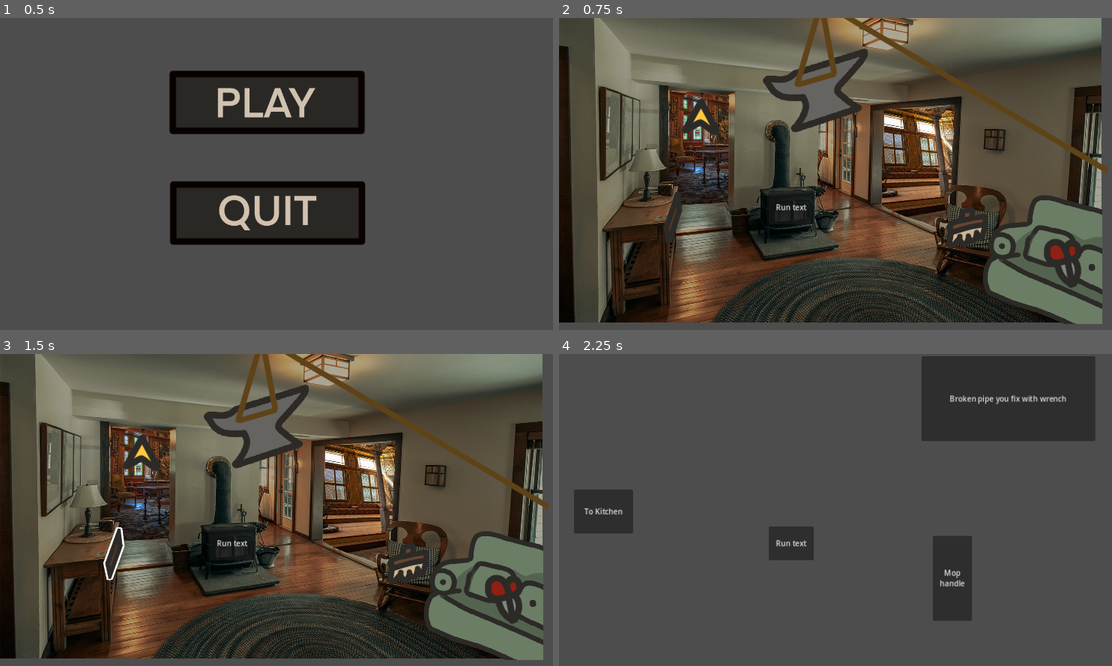
Above: before the commit, frames 1-4 (two rows, left to right).
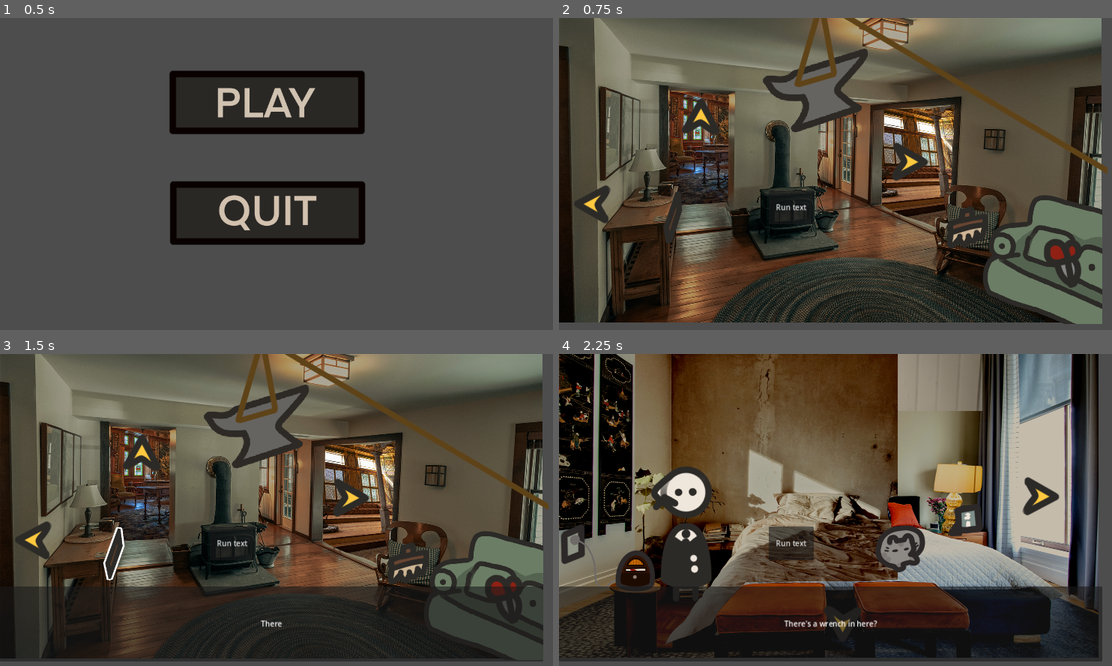
Above: after the commit, the same moments.

Repository: AstralSorcerer/Late-Start
Game: Godot game, scene res://Scenes/MainMenu.tscn
The game is run twice, just before and just after one commit, with the same random seed, the same clock (stepped at 60 frames per second) and the same inputs.
Inputs (mouse positions are in pixels of both pictures, inside the frame that each line leads up to):
- Up to frame 1 (0.5 s): no input
- Up to frame 2 (0.75 s): click (824, 102) at 0.5 s
- Up to frame 3 (1.5 s): click (116, 553) at 1.25 s
- Up to frame 4 (2.25 s): click (702, 453) at 2.02 s

Frame 1 is identical in both runs. In frame 2, 0.8% of the frame differs, in the area x 2-67%, y 39-66%; in frame 3, 11%; in frame 4, 92%, in the area x 0-99%, y 0-99%.

Commit message:
Revert "Revert broken scenes"
This reverts commit d03135707ad37bb49ea8b672a85f3fb848a8aba9.

Diff:
--- a/LateStart/Scenes/Bathroom.tscn
+++ b/LateStart/Scenes/Bathroom.tscn
@@ -1,32 +1,76 @@
-[gd_scene format=3 uid="uid://cr6gk5qf6le82"]
+[gd_scene load_steps=16 format=3 uid="uid://cr6gk5qf6le82"]
+
+[ext_resource type="Texture2D" uid="uid://bbjirsk36q6nc" path="res://Assets/Bathroom/BathroomBackground.png" id="1_0s6v6"]
+[ext_resource type="Texture2D" uid="uid://cy3er3lh0c7ir" path="res://Assets/UI/MoveArrow.png" id="2_bmgwa"]
+[ext_resource type="Texture2D" uid="uid://cnibvik1y41r8" path="res://Assets/UI/MoveArrowHover.png" id="3_3u0cf"]
+[ext_resource type="Script" path="res://Scripts/UI/movement_button.gd" id="4_apdvv"]
+[ext_resource type="PackedScene" uid="uid://b1js12d12q4f5" path="res://Scenes/LivingRoom.tscn" id="5_00vup"]
+[ext_resource type="Texture2D" uid="uid://dbndvfytnln1" path="res://Assets/Bathroom/LighterUnlit.png" id="6_bgrdp"]
+[ext_resource type="Texture2D" uid="uid://27hxlo4y1uls" path="res://Assets/Bathroom/LighterLit.png" id="7_6tp20"]
+[ext_resource type="Script" path="res://Scripts/UI/item_button.gd" id="8_iwvrq"]
+[ext_resource type="Texture2D" uid="uid://ihr4vq1xc5bd" path="res://Assets/Bathroom/PistolUnlit.png" id="9_v07qy"]
+[ext_resource type="Texture2D" uid="uid://sq1ur1wavl11" path="res://Assets/Bathroom/PistolLit.png" id="10_32igi"]
+[ext_resource type="Texture2D" uid="uid://dn3fq0a2dpqoj" path="res://Assets/Bathroom/ToiletBrokenUnlit.png" id="11_6hoth"]
+[ext_resource type="Texture2D" uid="uid://bj1e0t4iiv25" path="res://Assets/Bathroom/ToiletBrokenLit.png" id="12_avqdd"]
+[ext_resource type="Texture2D" uid="uid://s7wdi611er" path="res://Assets/Bathroom/ToiletFixed.png" id="13_ptcnb"]
+[ext_resource type="Texture2D" uid="uid://cbu6v46hesy33" path="res://Assets/Bathroom/WetFloorUnlit.png" id="14_ntrt2"]
+[ext_resource type="Texture2D" uid="uid://y36dgl6lv2es" path="res://Assets/Bathroom/WetFloorLit.png" id="15_8t415"]
 
 [node name="Bathroom" type="Node2D"]
 
-[node name="Water" type="Button" parent="."]
-offset_left = 389.0
-offset_top = 454.0
-offset_right = 659.0
-offset_bottom = 596.0
-text = "Wet floor that the player mops up"
+[node name="BathroomBackground" type="Sprite2D" parent="."]
+z_index = -100
+position = Vector2(572, 324)
+scale = Vector2(0.6, 0.61)
+texture = ExtResource("1_0s6v6")
 
-[node name="Toilet" type="Button" parent="."]
-offset_left = 99.0
-offset_top = 354.0
-offset_right = 267.0
-offset_bottom = 528.0
-text = "Toilet that player
-fixes with wrench"
+[node name="MovementButton" type="TextureButton" parent="."]
+offset_left = 417.0
+offset_top = 303.0
+offset_right = 506.0
+offset_bottom = 401.0
+rotation = 1.57353
+texture_normal = ExtResource("2_bmgwa")
+texture_hover = ExtResource("3_3u0cf")
+script = ExtResource("4_apdvv")
+target = ExtResource("5_00vup")
 
-[node name="Lighter" type="Button" parent="."]
-offset_left = 294.0
-offset_top = 195.0
-offset_right = 390.0
-offset_bottom = 241.0
-text = "Lighter"
+[node name="Lighter" type="TextureButton" parent="."]
+offset_left = 600.0
+offset_top = 63.0
+offset_right = 705.0
+offset_bottom = 162.0
+scale = Vector2(0.607348, 0.586611)
+texture_normal = ExtResource("6_bgrdp")
+texture_hover = ExtResource("7_6tp20")
+script = ExtResource("8_iwvrq")
 
-[node name="ToLivingRoom" type="Button" parent="."]
-offset_left = 981.0
-offset_top = 273.0
-offset_right = 1099.0
-offset_bottom = 371.0
-text = "To living room"
+[node name="Pistol" type="TextureButton" parent="."]
+z_index = 1
+offset_left = 1042.0
+offset_top = 510.0
+offset_right = 1230.0
+offset_bottom = 735.0
+scale = Vector2(0.555461, 0.522768)
+texture_normal = ExtResource("9_v07qy")
+texture_hover = ExtResource("10_32igi")
+script = ExtResource("8_iwvrq")
+
+[node name="Toilet" type="TextureButton" parent="."]
+offset_left = 857.0
+offset_top = 253.0
+offset_right = 1322.0
+offset_bottom = 901.0
+scale = Vector2(0.629762, 0.56649)
+texture_normal = ExtResource("11_6hoth")
+texture_hover = ExtResource("12_avqdd")
+texture_disabled = ExtResource("13_ptcnb")
+
+[node name="WetFloor" type="TextureButton" parent="."]
+offset_left = 346.0
+offset_top = 547.0
+offset_right = 855.0
+offset_bottom = 689.0
+scale = Vector2(0.895775, 0.702311)
+texture_normal = ExtResource("14_ntrt2")
+texture_hover = ExtResource("15_8t415")
--- a/LateStart/Scenes/DiningRoom.tscn
+++ b/LateStart/Scenes/DiningRoom.tscn
@@ -1,27 +1,69 @@
-[gd_scene format=3 uid="uid://dxupw2liu3sv"]
+[gd_scene load_steps=13 format=3 uid="uid://dxupw2liu3sv"]
+
+[ext_resource type="Texture2D" uid="uid://ysxlegansk6h" path="res://Assets/DiningRoom/DiningChair.png" id="1_nnt8d"]
+[ext_resource type="Texture2D" uid="uid://b4mgjvplivw2p" path="res://Assets/DiningRoom/DiningTable.png" id="2_fwchl"]
+[ext_resource type="Texture2D" uid="uid://byl67px7bmd5q" path="res://Assets/DiningRoom/DiningRoomBackground.png" id="3_fppjq"]
+[ext_resource type="Texture2D" uid="uid://dtr6r57o4414t" path="res://Assets/DiningRoom/MopHandleUnlit.png" id="4_4e1i7"]
+[ext_resource type="Texture2D" uid="uid://ccxgdw5q15rwu" path="res://Assets/DiningRoom/MopHandleLit.png" id="5_2j4yb"]
+[ext_resource type="Script" path="res://Scripts/UI/item_button.gd" id="6_fl30i"]
+[ext_resource type="Texture2D" uid="uid://bsdicg1fvxypg" path="res://Assets/DiningRoom/GasPipeUnlit.png" id="7_6ibhf"]
+[ext_resource type="Texture2D" uid="uid://ca83vdou8x556" path="res://Assets/DiningRoom/GasPipeLit.png" id="8_hvpen"]
+[ext_resource type="Texture2D" uid="uid://cy3er3lh0c7ir" path="res://Assets/UI/MoveArrow.png" id="9_v814t"]
+[ext_resource type="Texture2D" uid="uid://cnibvik1y41r8" path="res://Assets/UI/MoveArrowHover.png" id="10_bj74y"]
+[ext_resource type="Script" path="res://Scripts/UI/movement_button.gd" id="11_bxom5"]
+[ext_resource type="PackedScene" uid="uid://dax2a87cxrspf" path="res://Scenes/Kitchen.tscn" id="12_1udjs"]
 
 [node name="DiningRoom" type="Control"]
 layout_mode = 3
 anchors_preset = 0
 
-[node name="ToKitchen" type="Button" parent="."]
-offset_left = 32.0
-offset_top = 289.0
-offset_right = 158.0
-offset_bottom = 383.0
-text = "To Kitchen"
+[node name="DiningChair" type="Sprite2D" parent="."]
+position = Vector2(788, 450)
+texture = ExtResource("1_nnt8d")
 
-[node name="Pipe" type="Button" parent="."]
-offset_left = 774.0
-offset_top = 5.0
-offset_right = 1145.0
-offset_bottom = 186.0
-text = "Broken pipe you fix with wrench"
+[node name="DiningChair2" type="Sprite2D" parent="."]
+position = Vector2(509, 436)
+scale = Vector2(-1, 1)
+texture = ExtResource("1_nnt8d")
 
-[node name="MopHandle" type="Button" parent="."]
-offset_left = 798.0
-offset_top = 388.0
-offset_right = 882.0
-offset_bottom = 569.0
-text = "Mop
-handle"
+[node name="DiningTable" type="Sprite2D" parent="."]
+position = Vector2(662, 500)
+texture = ExtResource("2_fwchl")
+
+[node name="DiningRoomBackground" type="Sprite2D" parent="."]
+z_index = -100
+position = Vector2(574, 326)
+scale = Vector2(0.99, 0.84)
+texture = ExtResource("3_fppjq")
+
+[node name="MopHandle" type="TextureButton" parent="."]
+layout_mode = 0
+offset_left = 47.0
+offset_top = 200.0
+offset_right = 222.0
+offset_bottom = 693.0
+scale = Vector2(0.887714, 0.895946)
+texture_normal = ExtResource("4_4e1i7")
+texture_hover = ExtResource("5_2j4yb")
+script = ExtResource("6_fl30i")
+
+[node name="Pipe" type="TextureButton" parent="."]
+layout_mode = 0
+offset_left = 1017.0
+offset_top = 512.0
+offset_right = 1120.0
+offset_bottom = 606.0
+texture_normal = ExtResource("7_6ibhf")
+texture_hover = ExtResource("8_hvpen")
+
+[node name="ToKitchenButton" type="TextureButton" parent="."]
+layout_mode = 0
+offset_left = 583.0
+offset_top = 633.0
+offset_right = 672.0
+offset_bottom = 731.0
+rotation = -1.57668
+texture_normal = ExtResource("9_v814t")
+texture_hover = ExtResource("10_bj74y")
+script = ExtResource("11_bxom5")
+target = ExtResource("12_1udjs")
--- a/LateStart/Scenes/Kitchen.tscn
+++ b/LateStart/Scenes/Kitchen.tscn
@@ -16,6 +16,11 @@
 [ext_resource type="Texture2D" uid="uid://chx2kenbpef2g" path="res://Assets/Kitchen/FridgeLit.png" id="14_x5f6w"]
 [ext_resource type="Texture2D" uid="uid://dgc6n5lkt00dq" path="res://Assets/Kitchen/KnifeUnlit.png" id="15_2aqit"]
 [ext_resource type="Texture2D" uid="uid://bok3wkk4okp55" path="res://Assets/Kitchen/KnifeLit.png" id="16_cmtp6"]
+[ext_resource type="Texture2D" uid="uid://cy3er3lh0c7ir" path="res://Assets/UI/MoveArrow.png" id="17_mmyfm"]
+[ext_resource type="Texture2D" uid="uid://cnibvik1y41r8" path="res://Assets/UI/MoveArrowHover.png" id="18_bma46"]
+[ext_resource type="Script" path="res://Scripts/UI/movement_button.gd" id="19_8oryo"]
+[ext_resource type="PackedScene" uid="uid://b1js12d12q4f5" path="res://Scenes/LivingRoom.tscn" id="20_4vm47"]
+[ext_resource type="PackedScene" uid="uid://dxupw2liu3sv" path="res://Scenes/DiningRoom.tscn" id="21_us8nq"]
 
 [node name="Kitchen" type="Node2D"]
 
@@ -90,3 +95,24 @@
 scale = Vector2(0.903885, 0.546654)
 texture_normal = ExtResource("15_2aqit")
 texture_hover = ExtResource("16_cmtp6")
+
+[node name="ToLivingRoomButton" type="TextureButton" parent="."]
+offset_left = 11.0
+offset_top = 502.0
+offset_right = 100.0
+offset_bottom = 600.0
+texture_normal = ExtResource("17_mmyfm")
+texture_hover = ExtResource("18_bma46")
+script = ExtResource("19_8oryo")
+target = ExtResource("20_4vm47")
+
+[node name="ToDiningRoomButton" type="TextureButton" parent="."]
+offset_left = 1132.0
+offset_top = 606.0
+offset_right = 1221.0
+offset_bottom = 704.0
+rotation = 3.13901
+texture_normal = ExtResource("17_mmyfm")
+texture_hover = ExtResource("18_bma46")
+script = ExtResource("19_8oryo")
+target = ExtResource("21_us8nq")
--- a/LateStart/Scenes/LivingRoom.tscn
+++ b/LateStart/Scenes/LivingRoom.tscn
@@ -15,8 +15,11 @@
 [ext_resource type="Texture2D" uid="uid://d3t1t307xk3af" path="res://Assets/LivingRoom/BroomHeadLit.png" id="11_80wtj"]
 [ext_resource type="Texture2D" uid="uid://cj2r24bcbo3ik" path="res://Assets/LivingRoom/RopeUnlit.png" id="12_v1edo"]
 [ext_resource type="Texture2D" uid="uid://cflgyg7ltxt2s" path="res://Assets/LivingRoom/RopeLit.png" id="13_0o2g7"]
+[ext_resource type="Script" path="res://Scripts/Buttons.gd" id="14_li2f6"]
 [ext_resource type="PackedScene" uid="uid://1jlbtpksiknb" path="res://Scenes/movement_button.tscn" id="16_nnakw"]
-[ext_resource type="PackedScene" uid="uid://dxupw2liu3sv" path="res://Scenes/DiningRoom.tscn" id="17_lp0gd"]
+[ext_resource type="PackedScene" uid="uid://bcwsjbc68c5pr" path="res://Scenes/Bedroom.tscn" id="18_4703h"]
+[ext_resource type="PackedScene" uid="uid://cr6gk5qf6le82" path="res://Scenes/Bathroom.tscn" id="19_vlv3w"]
+[ext_resource type="PackedScene" uid="uid://dax2a87cxrspf" path="res://Scenes/Kitchen.tscn" id="20_qbc7j"]
 
 [node name="LivingRoom" type="Control"]
 layout_mode = 3
@@ -86,6 +89,7 @@
 scale = Vector2(0.88, 0.600002)
 texture_normal = ExtResource("8_aollx")
 texture_hover = ExtResource("9_1noxi")
+script = ExtResource("14_li2f6")
 
 [node name="BroomHead" type="TextureButton" parent="."]
 layout_mode = 0
@@ -99,13 +103,32 @@
 script = ExtResource("10_ja3bv")
 id = &"broom head"
 
-[node name="MovementButton" parent="." instance=ExtResource("16_nnakw")]
+[node name="ToBedroomButton" parent="." instance=ExtResource("16_nnakw")]
 layout_mode = 1
 offset_left = 352.0
 offset_top = 168.0
 offset_right = 441.0
 offset_bottom = 266.0
 rotation = 1.57079
-target = ExtResource("17_lp0gd")
+target = ExtResource("18_4703h")
+
+[node name="ToBathroomButton" parent="." instance=ExtResource("16_nnakw")]
+layout_mode = 1
+offset_left = 28.0
+offset_top = 348.0
+offset_right = 117.0
+offset_bottom = 446.0
+rotation = 0.00542462
+target = ExtResource("19_vlv3w")
+
+[node name="ToKitchenButton" parent="." instance=ExtResource("16_nnakw")]
+layout_mode = 1
+offset_left = 792.0
+offset_top = 356.0
+offset_right = 881.0
+offset_bottom = 454.0
+rotation = 3.14177
+target = ExtResource("20_qbc7j")
 
 [connection signal="pressed" from="Rope" to="Anvil" method="_on_rope_cut"]
+[connection signal="pressed" from="Drawer" to="Drawer" method="TopDrawer"]
Not shown: 1 places in LateStart/Scenes/Kitchen.tscn that only renumber resources
Not shown: 1 places in LateStart/Scenes/LivingRoom.tscn that only renumber resources
